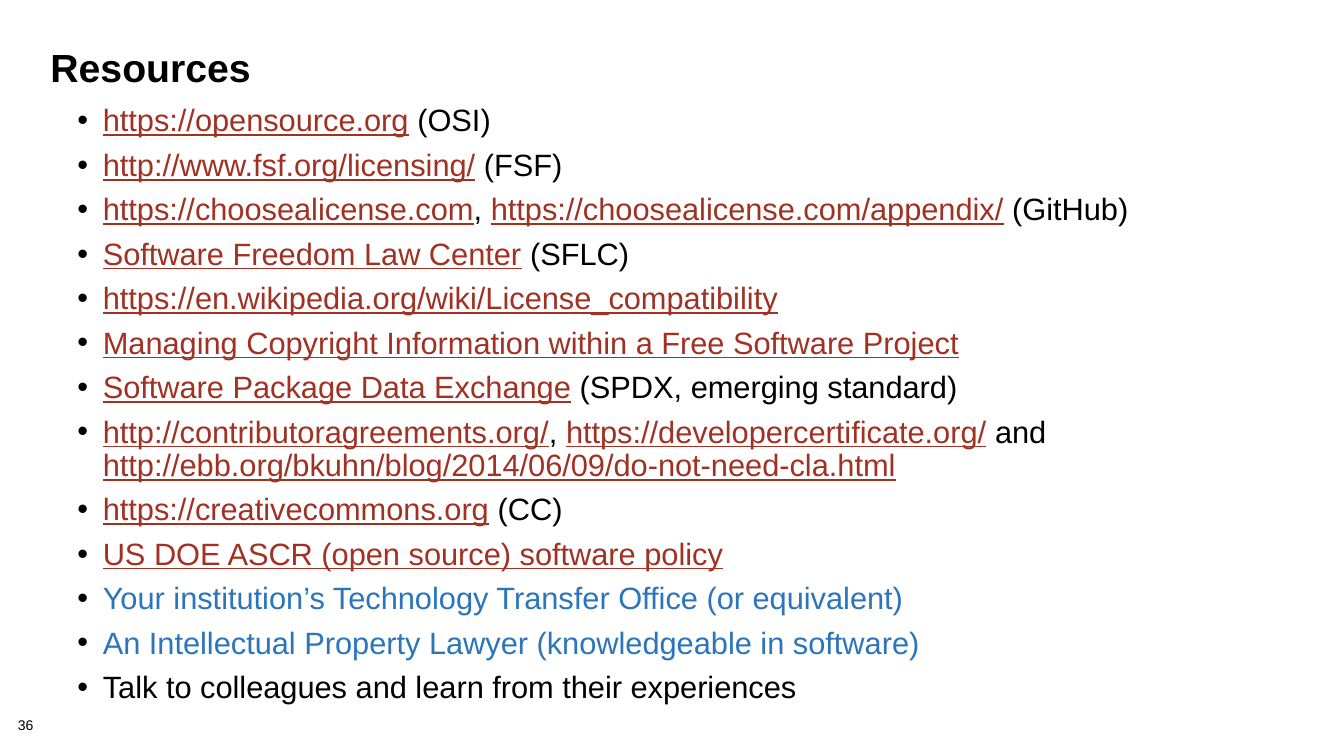
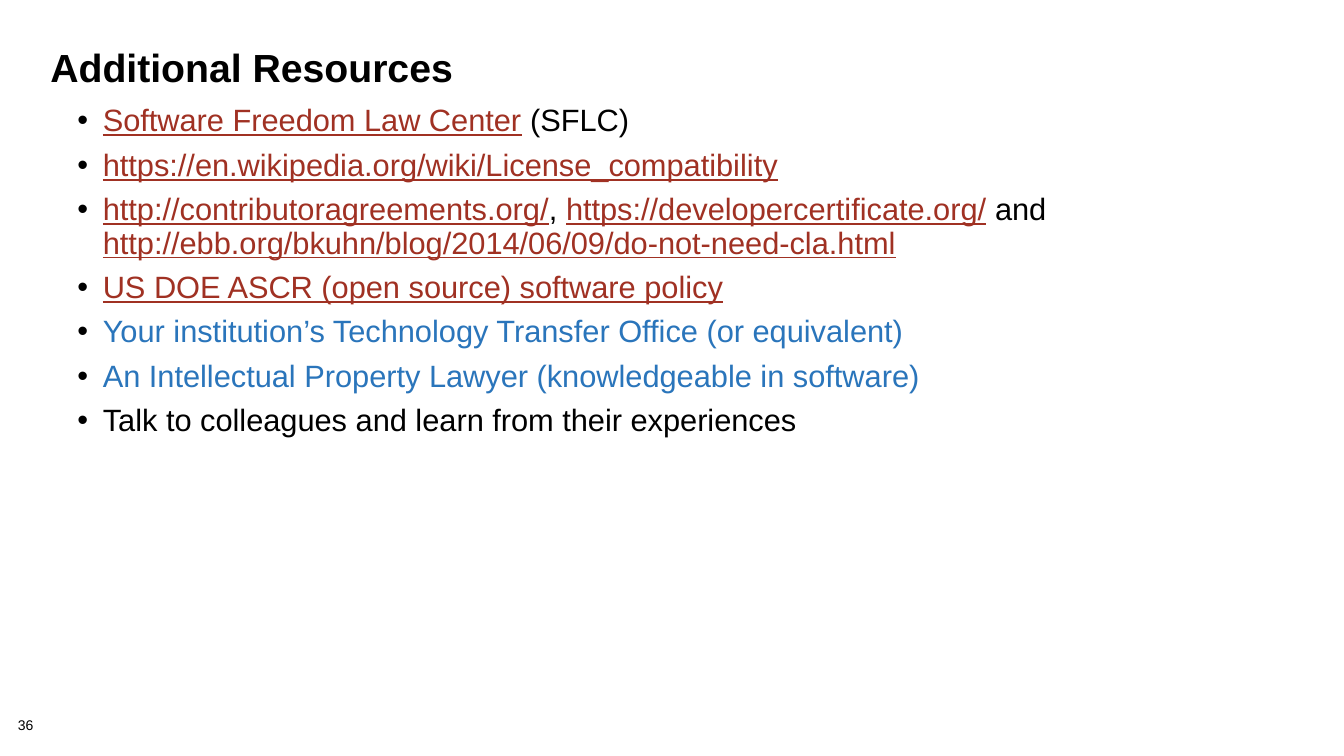
Before and after one commit to bssw-tutorial/presentations, a slide deck: slide 36 of licensing.pptx. Drawn at 1344x756 pixels with LibreOffice and Linux fonts; fonts in the diff are those of the drawing; background and template pictures are left out. Boxes give left, top, right and bottom in pixels: in the first picture for what was removed or moved away, otherwise in the second. Text is boxed around its words. In the diff, an @@ line names an element or a change of style, - is before the commit and + after.

```diff
--- a/licensing.pptx
+++ b/licensing.pptx
@@ title at bbox=[50, 53, 453, 83]: text changed @@
-Resources
+Additional Resources
@@ text at bbox=[103, 108, 1128, 226]: paragraphs removed @@
-• https://opensource.org (OSI)
-• http://www.fsf.org/licensing/ (FSF)
-• https://choosealicense.com, https://choosealicense.com/appendix/ (GitHub)
@@ text at bbox=[103, 331, 959, 404]: paragraphs removed @@
-• Managing Copyright Information within a Free Software Project
-• Software Package Data Exchange (SPDX, emerging standard)
@@ text at bbox=[103, 497, 563, 526]: paragraph removed @@
-• https://creativecommons.org (CC)
```
Also in this commit, not shown: 1 other slide changed.
